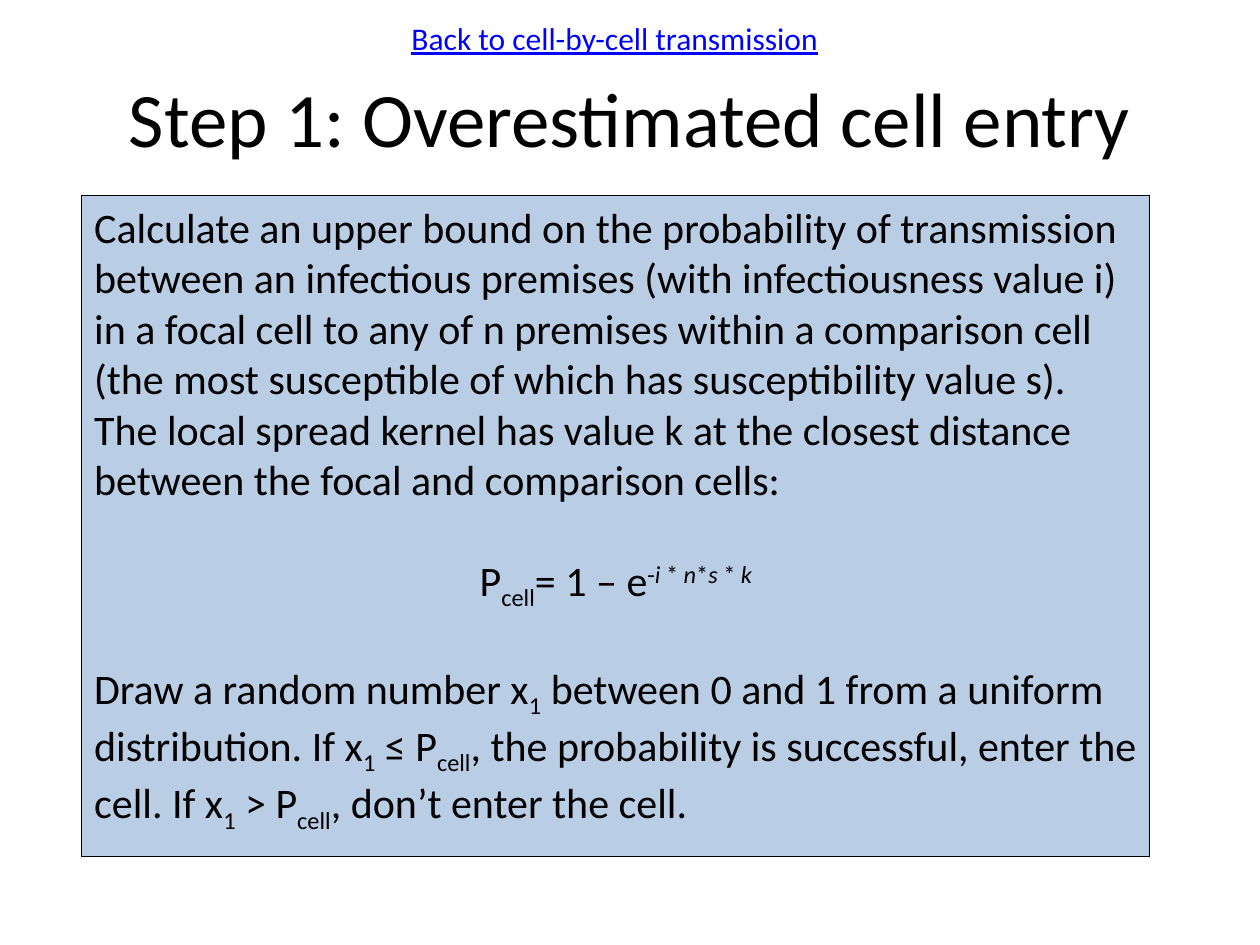
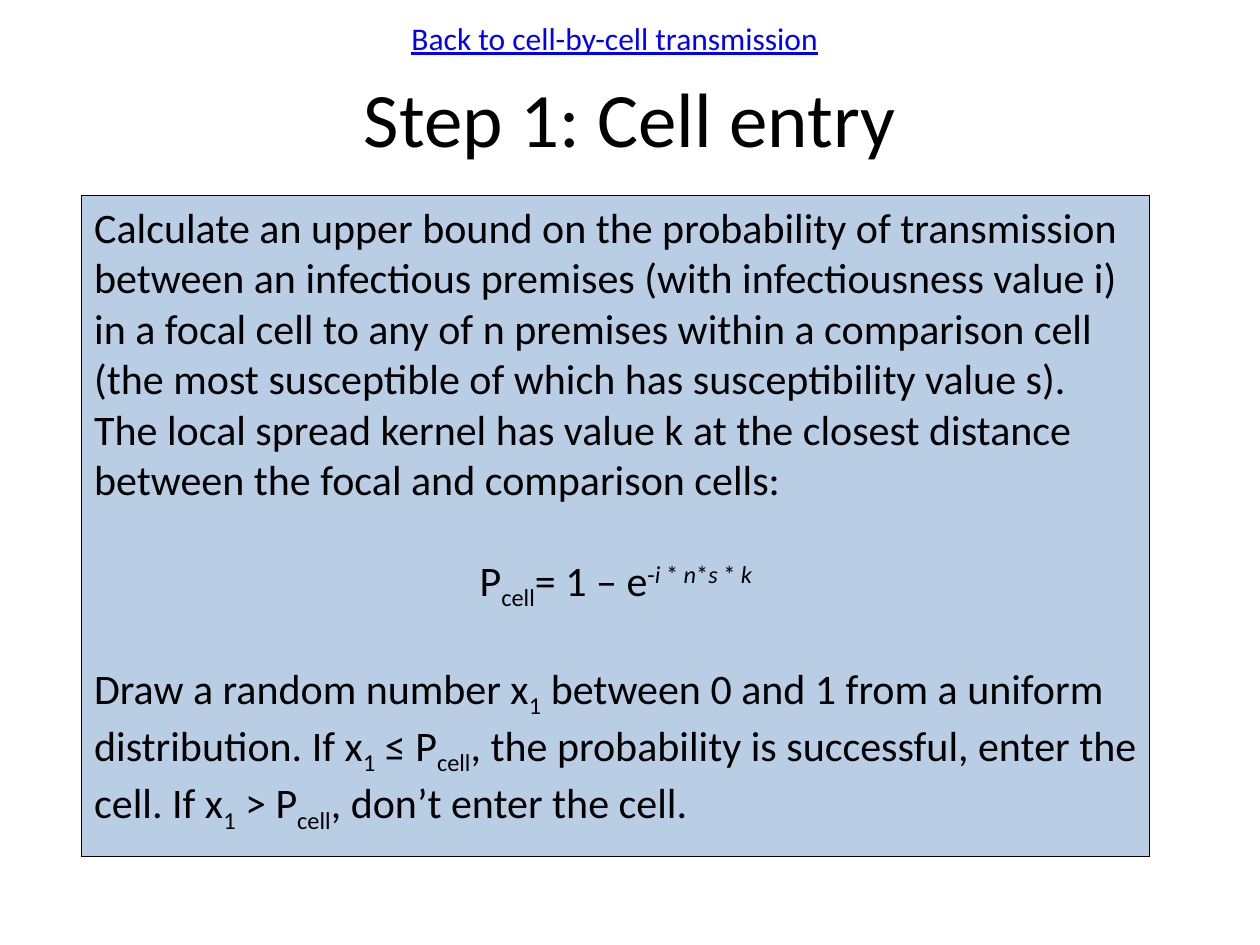
Before and after one commit to webblabb/usdosr, a slide deck: slide 9 of Schematics.pptx. Drawn at 1260x945 pixels with LibreOffice and Linux fonts; fonts in the diff are those of the drawing. Boxes give left, top, right and bottom in pixels: in the first picture for what was removed or moved away, otherwise in the second. Text is boxed around its words. In the diff, an @@ line names an element or a change of style, - is before the commit and + after.

```diff
--- a/Schematics.pptx
+++ b/Schematics.pptx
@@ title at (364,93,895,160): text changed @@
-Step 1: Overestimated cell entry
+Step 1: Cell entry
```
Also in this commit, not shown: 1 other slide changed, 8 slides added, 9 other files.
